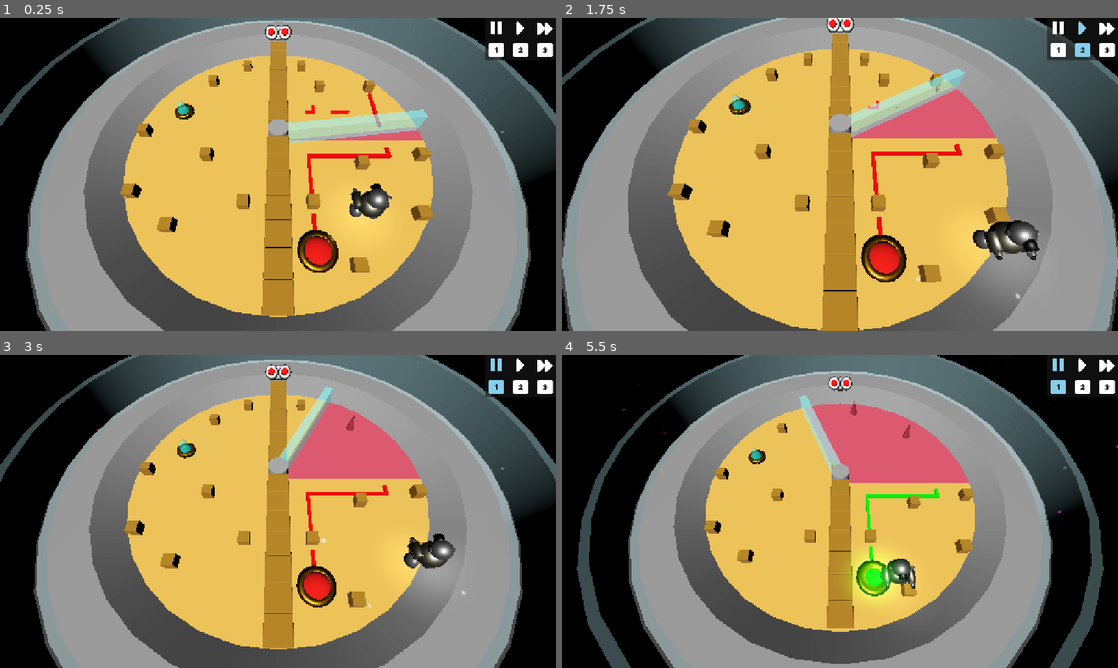
Above: before the commit, frames 1-4 (two rows, left to right).
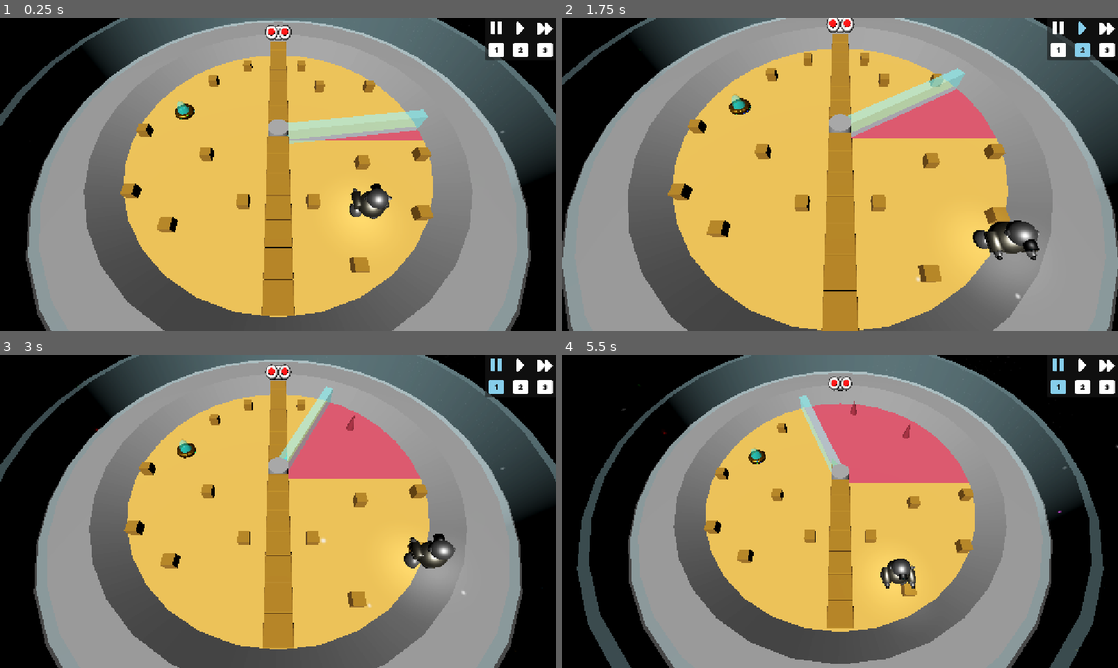
Above: after the commit, the same moments.

Repository: MisterIXI/gmtk25
Game: Godot game, scene res://scenes/levels/tutorial_level_1.tscn
The game is run twice, just before and just after one commit, with the same random seed, the same clock (stepped at 60 frames per second) and the same inputs. This scene is started directly instead of the project's main scene.
Inputs (mouse positions are in pixels of both pictures, inside the frame that each line leads up to):
- Up to frame 1 (0.25 s): no input
- Up to frame 2 (1.75 s): tap Enter at 0.5 s; move the mouse to (962, 158) at 0.52 s; hold D (move_right) 0.53-1.28 s; hold E (interact) 0.53-1.28 s; tap Space (jump) at 0.77, 1.52 s; move the mouse to (728, 190) at 1.27 s; hold S (move_down) from 1.28 s (still down); tap Mouse wheel up (zoom_in) at 1.35 s
- Up to frame 3 (3 s): move the mouse to (333, 442) at 2.02 s; release S (move_down) at 2.03 s; hold D (move_right) 2.03-2.78 s; tap Mouse wheel down (zoom_out) at 2.1 s; move the mouse to (250, 574) at 2.77 s; hold W (move_up) from 2.78 s (still down); tap 1 at 2.85 s
- Up to frame 4 (5.5 s): tap Space (jump) at 3.02, 3.77, 4.52 s; move the mouse to (1006, 558) at 3.52 s; release W (move_up) at 3.53 s; hold A (move_left) 3.53-5.03 s; tap 2 at 3.6 s; move the mouse to (673, 464) at 4.27 s; tap 3 at 4.35 s; move the mouse to (867, 511) at 5.02 s; hold S (move_down) from 5.03 s (still down); hold E (interact) from 5.03 s (still down)

The runs differ from the first frame. In frame 1, 1.3% of the frame differs, in the area x 53-71%, y 23-82%; in frame 2, 1.4%, in the area x 53-72%, y 22-85%; in frame 3, 1.0%; in frame 4, 1.4%.
Error after the commit: Invalid access to property or key 'activation_state_changed' on a base object of type 'null instance'. (res://scenes/Entities/Trigger_Door_Mechanic/trigger_doo…

Commit message:
reset tutorial level 1 to standard

Diff:
--- a/scenes/levels/tutorial_level_1.tscn
+++ b/scenes/levels/tutorial_level_1.tscn
@@ -10,11 +10,6 @@
 [ext_resource type="PackedScene" uid="uid://cs0rskk2e6xr5" path="res://scenes/Entities/Background/Skybox.tscn" id="6_jo27r"]
 [ext_resource type="PackedScene" uid="uid://ceyjhq5003btv" path="res://scenes/Entities/Player/player_main.tscn" id="7_jo27r"]
 [ext_resource type="PackedScene" uid="uid://cr4t270bjcvjj" path="res://scenes/level_entities/spike_decoration.tscn" id="7_p4el3"]
-[ext_resource type="PackedScene" uid="uid://di4hm0dac5sc5" path="res://scenes/level_entities/trigger_object.tscn" id="8_jo27r"]
-[ext_resource type="Script" uid="uid://bjelfpfwxbvwm" path="res://scenes/Entities/cable_highlighter.gd" id="9_5m8dn"]
-[ext_resource type="Script" uid="uid://crlsq4x2r72o3" path="res://components/tools/scene_tree_sorter.gd" id="9_5qyic"]
-[ext_resource type="PackedScene" uid="uid://ba60bp4ys1101" path="res://scenes/level_entities/cable_part.tscn" id="9_65tnc"]
-[ext_resource type="PackedScene" uid="uid://dd7kd1hu71km3" path="res://scenes/level_entities/cable_part_corner.tscn" id="10_5qyic"]
 
 [node name="LevelPackage" type="Node3D"]
 
@@ -29,8 +24,9 @@
 _door_mechanic = NodePath("../Trigger_Door_Mechanic")
 portal_is_enabled = true
 
-[node name="Trigger_Door_Mechanic" parent="Disk0" instance=ExtResource("4_0v4lm")]
+[node name="Trigger_Door_Mechanic" parent="Disk0" node_paths=PackedStringArray("trigger_collection") instance=ExtResource("4_0v4lm")]
 transform = Transform3D(0.3, 0, 0, 0, 0.172073, -0.245746, 0, 0.245746, 0.172073, 0, 2, -17)
+trigger_collection = [null]
 
 [node name="BasicBlockWall" parent="Disk0" instance=ExtResource("5_1sjbh")]
 transform = Transform3D(1, 0, 0, 0, 1, 0, 0, 0, 1, 0, 0, 2)
@@ -122,61 +118,6 @@
 [node name="Robo_Chan" parent="Disk0" instance=ExtResource("7_jo27r")]
 transform = Transform3D(1, 0, 0, 0, 1, 0, 0, 0, 1, 7, 0, 8)
 
-[node name="Trigger_Object" parent="Disk0" groups=["wipeable"] instance=ExtResource("8_jo27r")]
-transform = Transform3D(0.79, 0, 0, 0, 0.79, 0, 0, 0, 0.79, 3, 0, 11)
-
-[node name="CableHighlighter" type="Node" parent="Disk0" node_paths=PackedStringArray("cable_arr", "trigger_object")]
-script = ExtResource("9_5m8dn")
-cable_arr = [NodePath("../CablePart3"), NodePath("../CablePart4"), NodePath("../CablePart5"), NodePath("../CablePart6"), NodePath("../CablePart7"), NodePath("../CablePart8"), NodePath("../CablePart9"), NodePath("../CablePart10"), NodePath("../CablePart11"), NodePath("../CablePart12"), NodePath("../CablePart13"), NodePath("../CablePart14")]
-trigger_object = NodePath("../Trigger_Object")
-metadata/_custom_type_script = "uid://bjelfpfwxbvwm"
-
-[node name="CablePart3" parent="Disk0" instance=ExtResource("9_65tnc")]
-transform = Transform3D(-4.37114e-08, 0, -1, 0, 1, 0, 1, 0, -4.37114e-08, 3, 0, 9)
-
-[node name="CablePart4" parent="Disk0" instance=ExtResource("9_65tnc")]
-transform = Transform3D(-4.37114e-08, 0, -1, 0, 1, 0, 1, 0, -4.37114e-08, 3, 0, 6)
-
-[node name="CablePart5" parent="Disk0" instance=ExtResource("9_65tnc")]
-transform = Transform3D(-4.37114e-08, 0, -1, 0, 1, 0, 1, 0, -4.37114e-08, 3, 0, 4)
-
-[node name="CablePart6" parent="Disk0" instance=ExtResource("10_5qyic")]
-transform = Transform3D(-1, 0, 8.74228e-08, 0, 1, 0, -8.74228e-08, 0, -1, 3, 0, 2)
-
-[node name="CablePart7" parent="Disk0" instance=ExtResource("9_65tnc")]
-transform = Transform3D(1, 0, 0, 0, 1, 0, 0, 0, 1, 5, 0, 2)
-
-[node name="CablePart8" parent="Disk0" instance=ExtResource("9_65tnc")]
-transform = Transform3D(1, 0, 0, 0, 1, 0, 0, 0, 1, 7, 0, 2)
-
-[node name="CablePart9" parent="Disk0" instance=ExtResource("9_65tnc")]
-transform = Transform3D(1, 0, 0, 0, 1, 0, 0, 0, 1, 9, 0, 2)
-
-[node name="CablePart10" parent="Disk0" instance=ExtResource("10_5qyic")]
-transform = Transform3D(1, 0, 0, 0, 1, 0, 0, 0, 1, 11, 0, 2)
-
-[node name="CablePart11" parent="Disk0" instance=ExtResource("9_65tnc")]
-transform = Transform3D(-4.37114e-08, 0, -1, 0, 1, 0, 1, 0, -4.37114e-08, 11, 0, 0)
-
-[node name="CablePart12" parent="Disk0" instance=ExtResource("9_65tnc")]
-transform = Transform3D(-4.37114e-08, 0, -1, 0, 1, 0, 1, 0, -4.37114e-08, 11, 0, -2)
-
-[node name="CablePart13" parent="Disk0" instance=ExtResource("9_65tnc")]
-transform = Transform3D(-4.37114e-08, 0, -1, 0, 1, 0, 1, 0, -4.37114e-08, 11, 0, -4)
-
-[node name="CablePart14" parent="Disk0" instance=ExtResource("9_65tnc")]
-transform = Transform3D(-4.37114e-08, 0, -1, 0, 1, 0, 1, 0, -4.37114e-08, 11, 0, -6)
-
-[node name="SceneTreeSorter" type="Node" parent="Disk0"]
-script = ExtResource("9_5qyic")
-metadata/_custom_type_script = "uid://crlsq4x2r72o3"
-
-[node name="CablePart1" parent="Disk0/SceneTreeSorter" instance=ExtResource("9_65tnc")]
-transform = Transform3D(1, 0, 0, 0, 1, 0, 0, 0, 1, 7, 0, -4)
-
-[node name="CablePart2" parent="Disk0/SceneTreeSorter" instance=ExtResource("10_5qyic")]
-transform = Transform3D(1, 0, 0, 0, 1, 0, 0, 0, 1, 4, 0, -4)
-
 [node name="Disk1" parent="." instance=ExtResource("2_1sjbh")]
 transform = Transform3D(1, 0, 0, 0, 1, 0, 0, 0, 1, 50, 0, 0)
 visible = false
Not shown: 1 places in scenes/levels/tutorial_level_1.tscn that only renumber resources
